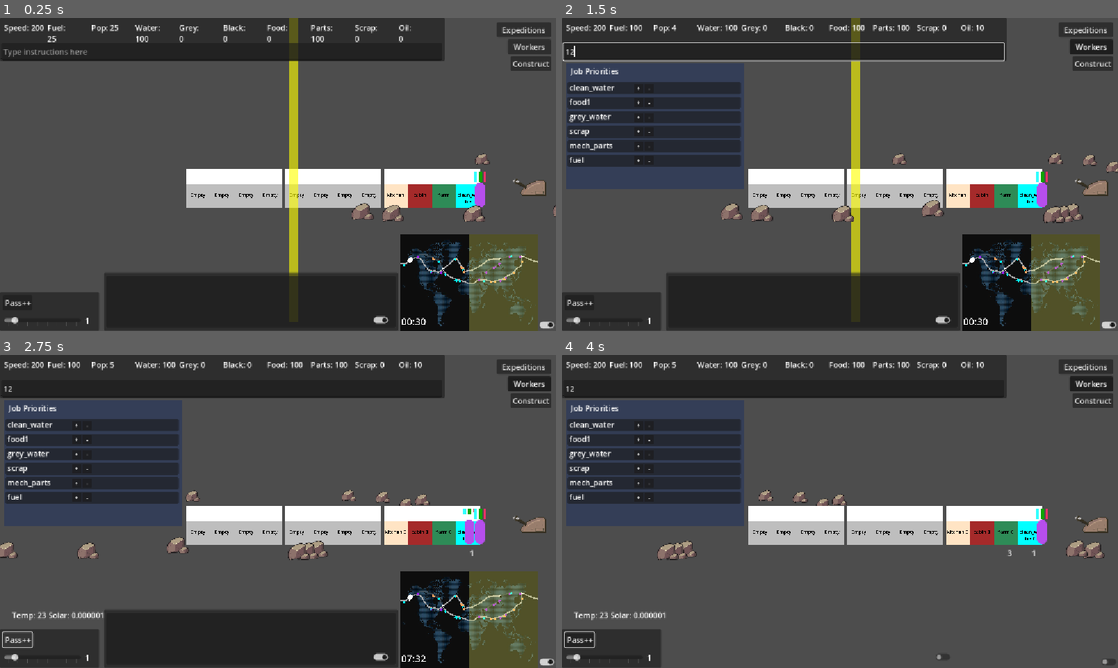
Above: before the commit, frames 1-4 (two rows, left to right).
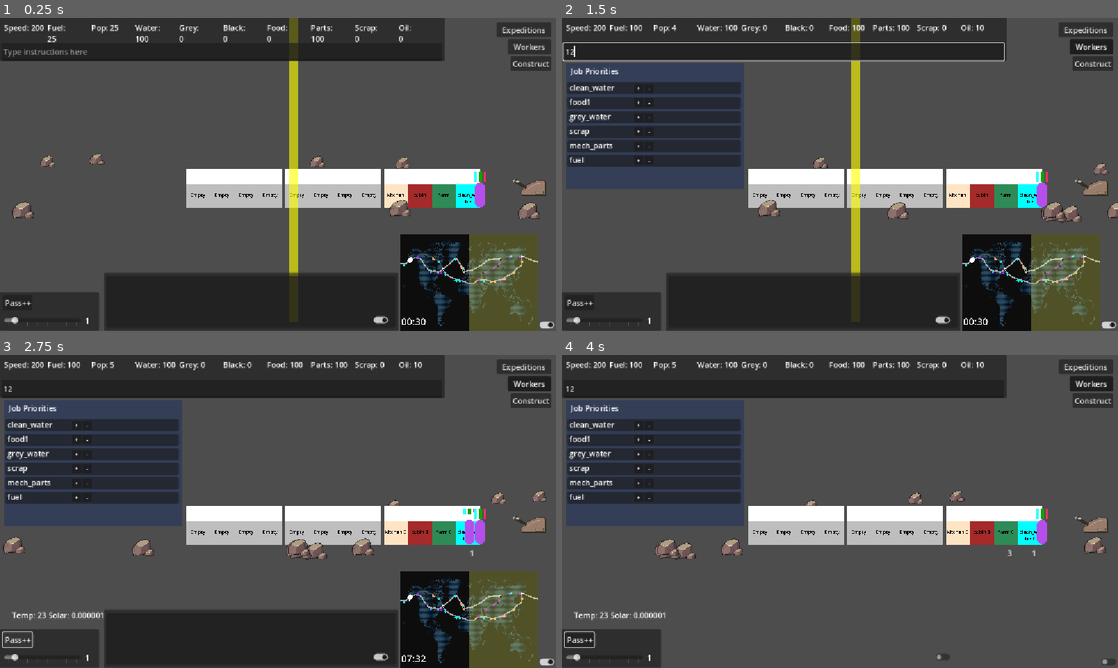
Above: after the commit, the same moments.

Repository: Sphinx111/ed_and_morgs_train_builder
Game: Godot game, scene res://Scenes/traincar.tscn
The game is run twice, just before and just after one commit, with the same random seed, the same clock (stepped at 60 frames per second) and the same inputs.
Inputs (mouse positions are in pixels of both pictures, inside the frame that each line leads up to):
- Up to frame 1 (0.25 s): no input
- Up to frame 2 (1.5 s): click (784, 52) at 0.52 s; type "12" at 0.6 s; click "Workers" at 1.25 s
- Up to frame 3 (2.75 s): click "Pass++" at 2 s
- Up to frame 4 (4 s): click (1106, 661) at 2.75 s; click (940, 658) at 3.5 s

The runs differ from the first frame. In frame 1, 1.1% of the frame differs, in the area x 2-100%, y 43-66%; in frame 2, 1.5%, in the area x 28-100%, y 43-66%; in frame 3, 1.5%; in frame 4, 1.1%.

Commit message:
Mass file renaming
Trying to stick to godot conventions

Diff:
--- a/Modules/Services/BasicBedProvider.gd
+++ b/Modules/Services/basic_bed_service_provider.gd
@@ -1,6 +1,6 @@
 extends ServiceProvider
 
-class_name BasicBedProvider
+class_name BasicBedServiceProvider
 
 func init():
  outputType = "rest"
--- a/Modules/Services/BasicWaterProvider.gd
+++ b/Modules/Services/basic_food_service_provider.gd
@@ -1,12 +1,12 @@
 extends ServiceProvider
 
-class_name BasicWaterProvider
+class_name BasicFoodServiceProvider
 
 func init():
- outputType = "thirst"
- outputRate = 0.1
+ outputType = "hunger"
+ outputRate = 0.05
 
- inputType1 = "clean_water"
+ inputType1 = "food1"
  input1_needed = 1.0
 
  wasteType1 = "black_water"
--- a/Modules/Services/FastWaterProvider.gd
+++ b/Modules/Services/basic_water_service.gd
@@ -1,10 +1,10 @@
 extends ServiceProvider
 
-class_name FastWaterProvider
+class_name BasicWaterServiceProvider
 
 func init():
  outputType = "thirst"
- outputRate = 0.5
+ outputRate = 0.1
 
  inputType1 = "clean_water"
  input1_needed = 1.0
--- a/Modules/Services/BasicFoodProvider.gd
+++ b/Modules/Services/fast_water_service.gd
@@ -1,12 +1,12 @@
 extends ServiceProvider
 
-class_name BasicFoodProvider
+class_name FastWaterServiceProvider
 
 func init():
- outputType = "hunger"
- outputRate = 0.05
+ outputType = "thirst"
+ outputRate = 0.5
 
- inputType1 = "food1"
+ inputType1 = "clean_water"
  input1_needed = 1.0
 
  wasteType1 = "black_water"
--- a/Modules/Services/ShowerProvider.gd
+++ b/Modules/Services/shower_service.gd
@@ -1,6 +1,6 @@
 extends ServiceProvider
 
-class_name ShowerProvider
+class_name ShowerServiceProvider
 
 func init():
  trigger_once = true
--- a/Scenes/active_expedition.tscn
+++ b/Scenes/active_expedition.tscn
@@ -1,8 +1,9 @@
 [gd_scene load_steps=5 format=3 uid="uid://dqdek7iu3ur87"]
 
-[ext_resource type="Script" uid="uid://cc75o1wfcrxt7" path="res://Scenes/ActiveExpedition.gd" id="1_cve47"]
+[ext_resource type="Script" uid="uid://cc75o1wfcrxt7" path="res://Scenes/active_expedition.gd" id="1_cve47"]
 [ext_resource type="Texture2D" uid="uid://bhgh5xiobf8gh" path="res://images/Pop_Icon.png" id="2_1t25s"]
 [ext_resource type="Texture2D" uid="uid://dbqhndenl23nt" path="res://images/scrap_icon.png" id="3_w0bwm"]
+
 
 [sub_resource type="StyleBoxFlat" id="StyleBoxFlat_bmukf"]
 bg_color = Color(0.198, 0.33, 0, 1)
--- a/Scenes/expedition_option.tscn
+++ b/Scenes/expedition_option.tscn
@@ -1,6 +1,6 @@
 [gd_scene load_steps=6 format=3 uid="uid://c1ja4h8m3bxmk"]
 
-[ext_resource type="Script" uid="uid://cl586ua4c23hc" path="res://Scenes/ExpeditionOption.gd" id="1_tsbr2"]
+[ext_resource type="Script" uid="uid://cl586ua4c23hc" path="res://Scenes/expedition_option.gd" id="1_tsbr2"]
 [ext_resource type="Texture2D" uid="uid://dreadage4q14n" path="res://images/Water_Icon.png" id="2_biqpn"]
 [ext_resource type="Texture2D" uid="uid://cla8b6uc21p5v" path="res://images/food_icon.png" id="3_labxj"]
 [ext_resource type="Texture2D" uid="uid://bhgh5xiobf8gh" path="res://images/Pop_Icon.png" id="4_jf32k"]
--- a/Scenes/expeditions_panel.tscn
+++ b/Scenes/expeditions_panel.tscn
@@ -1,6 +1,7 @@
 [gd_scene load_steps=4 format=3 uid="uid://7br10cq877dx"]
 
-[ext_resource type="Script" uid="uid://ccgqeutqtn8jk" path="res://Scenes/ExpeditionsController.gd" id="1_bmukf"]
+[ext_resource type="Script" uid="uid://ccgqeutqtn8jk" path="res://Scenes/expeditions_controller.gd" id="1_bmukf"]
+
 
 [sub_resource type="StyleBoxFlat" id="StyleBoxFlat_sj53q"]
 bg_color = Color(0.0770544, 0.124854, 0.161623, 1)
--- a/Scenes/route.tscn
+++ b/Scenes/route.tscn
@@ -1,6 +1,6 @@
 [gd_scene load_steps=3 format=3 uid="uid://d0rv1tppk484j"]
 
-[ext_resource type="Script" uid="uid://bbys01qiie0ir" path="res://BranchLine.gd" id="1_lqt2d"]
+[ext_resource type="Script" uid="uid://bbys01qiie0ir" path="res://branch_line.gd" id="1_lqt2d"]
 
 [sub_resource type="Curve2D" id="Curve2D_deu6t"]
 _data = {
--- a/Scenes/traincar.tscn
+++ b/Scenes/traincar.tscn
@@ -1,14 +1,14 @@
 [gd_scene load_steps=12 format=3 uid="uid://dvfa2mi1q8kyn"]
 
-[ext_resource type="Script" uid="uid://bq288wrgttmyx" path="res://GameManager.gd" id="1_o0k6p"]
+[ext_resource type="Script" uid="uid://bq288wrgttmyx" path="res://game_manager.gd" id="1_o0k6p"]
 [ext_resource type="Script" uid="uid://bicwn3r1c7jbq" path="res://Train.gd" id="1_rq5f1"]
 [ext_resource type="PackedScene" uid="uid://b3ph64gipnlm5" path="res://Scenes/world_map.tscn" id="2_ksonv"]
 [ext_resource type="Script" uid="uid://7uaxcahr5q1c" path="res://passengerManager.gd" id="3_ksonv"]
 [ext_resource type="Script" uid="uid://csq0nprbdyf3s" path="res://basic_ui.gd" id="4_fqnf8"]
 [ext_resource type="Script" uid="uid://c841d2swd3ym7" path="res://Scenes/construction_panel.gd" id="4_o0k6p"]
-[ext_resource type="Script" uid="uid://cuui40vdfntkr" path="res://Scenes/debug_panel.gd" id="5_8ylg8"]
+[ext_resource type="Script" path="res://Scenes/debug_panel.gd" id="5_8ylg8"]
 [ext_resource type="Script" uid="uid://b422owa3buotj" path="res://Scenes/resource_panel.gd" id="5_respnl"]
-[ext_resource type="Script" uid="uid://bgfikw40kx7qw" path="res://BackgroundHandler.gd" id="6_mscei"]
+[ext_resource type="Script" uid="uid://bgfikw40kx7qw" path="res://background_handler.gd" id="6_mscei"]
 [ext_resource type="PackedScene" uid="uid://bnmpeykxiku0" path="res://Scenes/LeverControl.tscn" id="6_u0kvb"]
 [ext_resource type="Script" uid="uid://76holwxha2tp" path="res://camera_controller.gd" id="7_camctl"]
 
--- a/module.gd
+++ b/module.gd
@@ -265,22 +265,22 @@
 		add_custom_storage({"clean_water" : 25.0,"grey_water" : 25.0, "black_water" : 10.0})
 	elif newType == "cabin":
 		$Outline.color = Color.BROWN
-		var showerProvider = ShowerProvider.new()
-		var basicBedProvider = BasicBedProvider.new()
+		var showerProvider = ShowerServiceProvider.new()
+		var basicBedProvider = BasicBedServiceProvider.new()
 		add_service(showerProvider)
 		add_service(basicBedProvider)
 		baseCustomers = 4
 	elif newType == "kitchen":
 		$Outline.color = Color.BISQUE
-		var basicFoodProvider = BasicFoodProvider.new()
-		var fastWaterProvider = FastWaterProvider.new()
+		var basicFoodProvider = BasicFoodServiceProvider.new()
+		var fastWaterProvider = FastWaterServiceProvider.new()
 		add_service(basicFoodProvider)
 		add_service(fastWaterProvider)
 		add_custom_storage({"clean_water" : 20.0,"food1" : 10.0,"food2" : 10.0})
 		baseCustomers = 3
 	elif newType == "farm":
 		$Outline.color = Color.SEA_GREEN
-		var basicFoodProvider = BasicFoodProvider.new()
+		var basicFoodProvider = BasicFoodServiceProvider.new()
 		add_service(basicFoodProvider)
 		baseCustomers = 5
 
--- a/project.godot
+++ b/project.godot
@@ -17,8 +17,8 @@
 
 [autoload]
 
-Globals="*res://Globals.gd"
-Helpers="*res://Helpers.gd"
+Globals="*res://globals.gd"
+Helpers="*res://helpers.gd"
 EventBus="*res://event_bus.gd"
 
 [display]
Renamed: Modules/Producers/BasicCleanWaterProducer.gd -> Modules/Producers/basic_clean_water_producer.gd
Renamed: Modules/Producers/BasicCleanWaterProducer.gd.uid -> Modules/Producers/basic_clean_water_producer.gd.uid
Renamed: Modules/Producers/BasicFood1Producer.gd -> Modules/Producers/basic_food1_producer.gd
Renamed: Modules/Producers/BasicFood1Producer.gd.uid -> Modules/Producers/basic_food1_producer.gd.uid
Renamed: Modules/Producers/BasicFuelProducer.gd -> Modules/Producers/basic_fuel_producer.gd
Renamed: Modules/Producers/BasicFuelProducer.gd.uid -> Modules/Producers/basic_fuel_producer.gd.uid
Renamed: Modules/Producers/BasicPassengerCollector.gd -> Modules/Producers/basic_passenger_collector.gd
Renamed: Modules/Producers/BasicPassengerCollector.gd.uid -> Modules/Producers/basic_passenger_collector.gd.uid
Renamed: Modules/Producers/BasicScrapCollector.gd -> Modules/Producers/basic_scrap_collector.gd
Renamed: Modules/Producers/BasicScrapCollector.gd.uid -> Modules/Producers/basic_scrap_collector.gd.uid
Renamed: Modules/Producers/BasicWaterCollector.gd -> Modules/Producers/basic_water_collector.gd
Renamed: Modules/Producers/BasicWaterCollector.gd.uid -> Modules/Producers/basic_water_collector.gd.uid
(and 17 more such lines)
